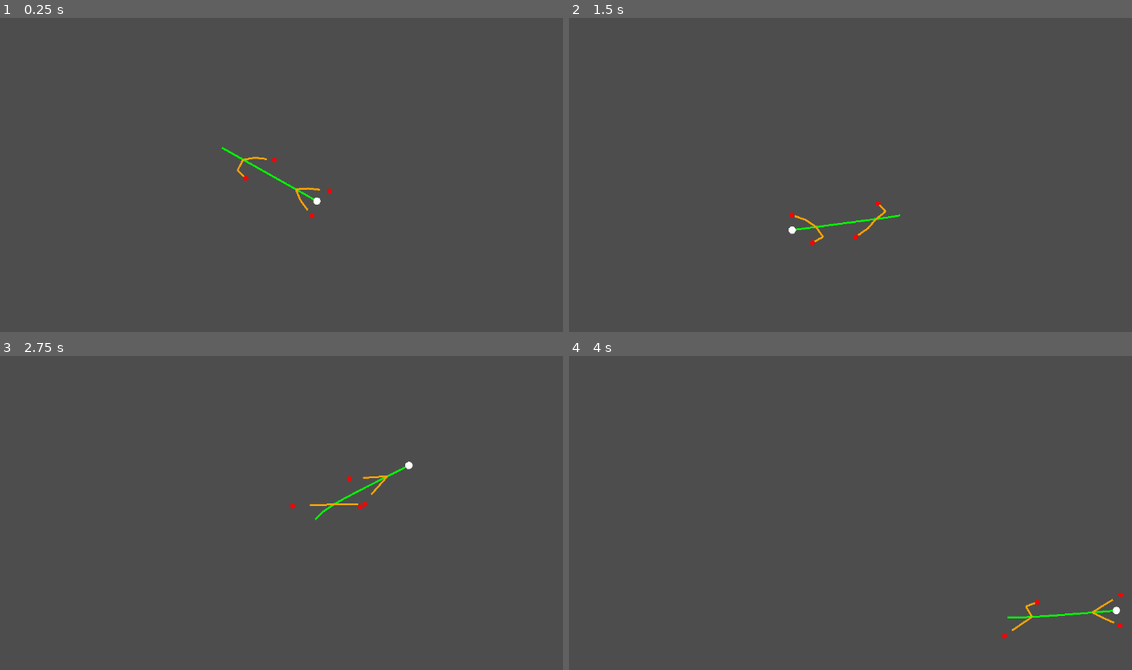
Above: before the commit, frames 1-4 (two rows, left to right).
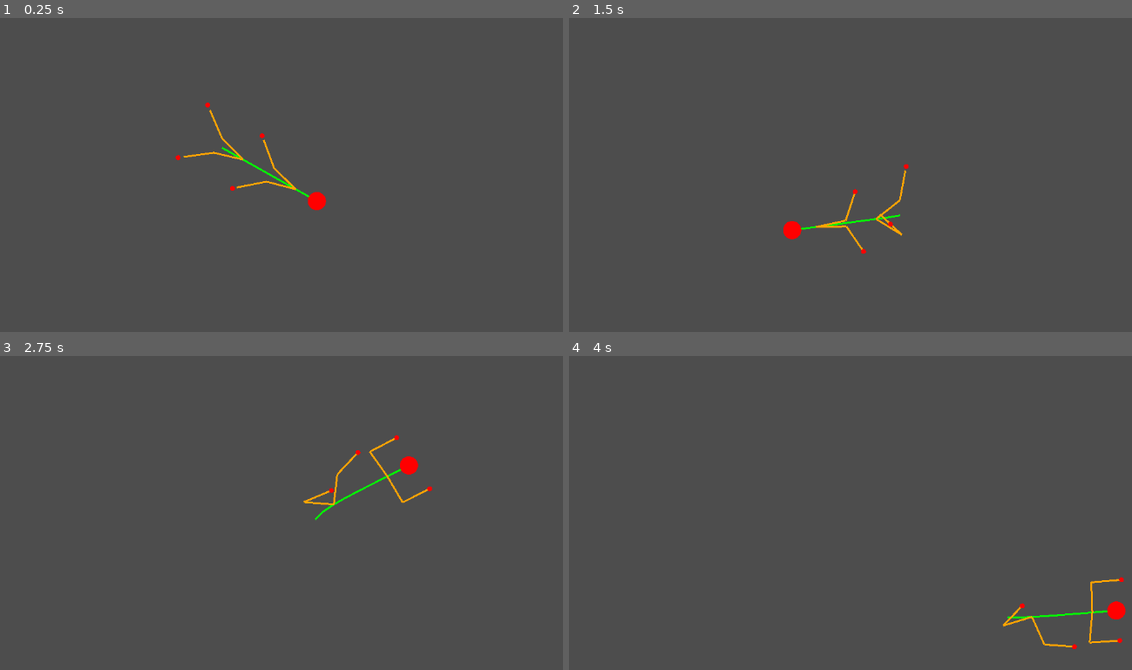
Above: after the commit, the same moments.

Repository: andypandy31/Procedual_Animation_Learning
Game: Godot game, scene res://main.tscn
Two runs of this game, one before a commit and one after it. Both use one fixed random seed, a clock stepped at 60 frames per second and the inputs below.
Inputs (mouse positions are in pixels of both pictures, inside the frame that each line leads up to):
- Up to frame 1 (0.25 s): no input
- Up to frame 2 (1.5 s): move the mouse to (1064, 193) at 0.52 s; move the mouse to (771, 234) at 1.27 s
- Up to frame 3 (2.75 s): move the mouse to (410, 465) at 2.02 s
- Up to frame 4 (4 s): move the mouse to (873, 629) at 2.77 s; move the mouse to (1115, 610) at 3.52 s

The runs differ from the first frame. In frame 1, 0.7% of the frame differs, in the area x 31-59%, y 26-64%; in frame 2, 0.6%; in frame 3, 0.6%; in frame 4, 0.7%.

Commit message:
learning

Diff:
--- a/snake.gd
+++ b/snake.gd
@@ -4,17 +4,30 @@
 @export var spine_segment_length := 20.0
 
 @export var arm_segment_count := 3
-@export var arm_segment_length := 20
+@export var arm_segment_length := 50
 
-@export var arm_max_distance := 100.0
+@export var arm_max_distance := 140.0
 @export var head_follow_speed := 10.0
+
+const gait_period : float = 0.8
+
+var gait_time : float = 0.0
+
 
 class Arm:
 	var points: Array[Vector2] = []
 	var desired: Vector2
+
+	var step_start : Vector2
+	var step_target : Vector2
+	var step_time : float = 1
+
 	var root_index: int
 	var side : int
 	var forward : float
+
+	var phase : float
+	var step_cooldown : float = 0.0
 
 var spine: Array[Vector2] = []
 var arms: Array[Arm] = []
@@ -33,26 +46,21 @@
 	for i in range(spine_segment_count):
 		spine.append(start)
 
-
 func init_arms():
 	arms.clear()
 
-	var front_left_arm  = create_arm(2, -1.5, -0.9)
-	var front_right_arm = create_arm(2,  1.5, -1)
-	var back_left_arm   = create_arm(7, -1.5, -1)
-	var back_right_arm  = create_arm(7,  1.5, -0.9)
-
-	arms.append(front_left_arm)
-	arms.append(front_right_arm)
-	arms.append(back_left_arm)
-	arms.append(back_right_arm)
+	arms.append(create_arm(2, -2.8, -3.5, 0)) # Front left
+	arms.append(create_arm(2, 2.8, -3.5, 0.5)) # Front right
+	arms.append(create_arm(7, 2.8, -3.5, 0.5)) # Back left
+	arms.append(create_arm(7, -2.8, -3.5, 0)) # Back right
 
 
-func create_arm(root_index: int, side: int, forward: float) -> Arm:
+func create_arm(root_index: int, side: int, forward: float, phase : float) -> Arm:
 	var arm := Arm.new()
 	arm.root_index = root_index
 	arm.side = side
 	arm.forward = forward
+	arm.phase = phase
 
 	var root_pos := spine[root_index]
 	for i in range(arm_segment_count):
@@ -63,12 +71,45 @@
 
 
 func _process(delta):
+	gait_time += delta
 	update_spine(get_global_mouse_position(), delta)
 
 	for arm in arms:
-		update_arm_target(arm)
-		solve_arm(arm)
+		var new_target := compute_desired_pos(arm)
+
+		var phase_time := fmod(gait_time / gait_period + arm.phase, 1.0)
+
+		if arm.step_time >= 1.0 and arm.desired.distance_to(new_target) > arm_max_distance:
+			start_step(arm, new_target)
+
+		update_step(arm, delta)
+		fabrik_arm(arm.points, arm.desired, spine[arm.root_index])
+
+		#update_arm_target(arm)
+		#solve_arm(arm)
+
 	queue_redraw()
+
+func compute_desired_pos(arm: Arm) -> Vector2:
+	var root := spine[arm.root_index]
+	var spine_dir := get_spine_direction(arm.root_index)
+	var side_dir := Vector2(-spine_dir.y, spine_dir.x) * arm.side
+
+	return root + spine_dir * 30.0 * arm.forward + side_dir * 25.0
+
+func start_step(arm: Arm, new_target: Vector2):
+	if arm.step_time < 1.0:
+		return
+
+	arm.step_start = arm.desired
+	arm.step_target = new_target
+	arm.step_time = 0.0
+
+func update_step(arm: Arm, delta: float):
+	if arm.step_time < 1.0:
+		arm.step_time += delta * 7
+		arm.step_time = min(arm.step_time, 1.0)
+		arm.desired = arm.step_start.lerp(arm.step_target, arm.step_time)
 
 func get_spine_direction(index: int) -> Vector2:
 	if index == 0:
@@ -81,7 +122,6 @@
 	for i in range(1, spine.size()):
 		var dir := (spine[i] - spine[i - 1]).normalized()
 		spine[i] = spine[i - 1] + dir * spine_segment_length
-
 
 func update_arm_target(arm: Arm):
 	draw_circle(arm.desired, 4, Color.RED)
@@ -132,5 +172,5 @@
 		# Desired foot target
 		draw_circle(arm.desired, 4, Color.RED)
 
-	# Head
-	draw_circle(spine[0], 6, Color.WHITE)
+
+	draw_circle(spine[0], 15, Color.RED)
